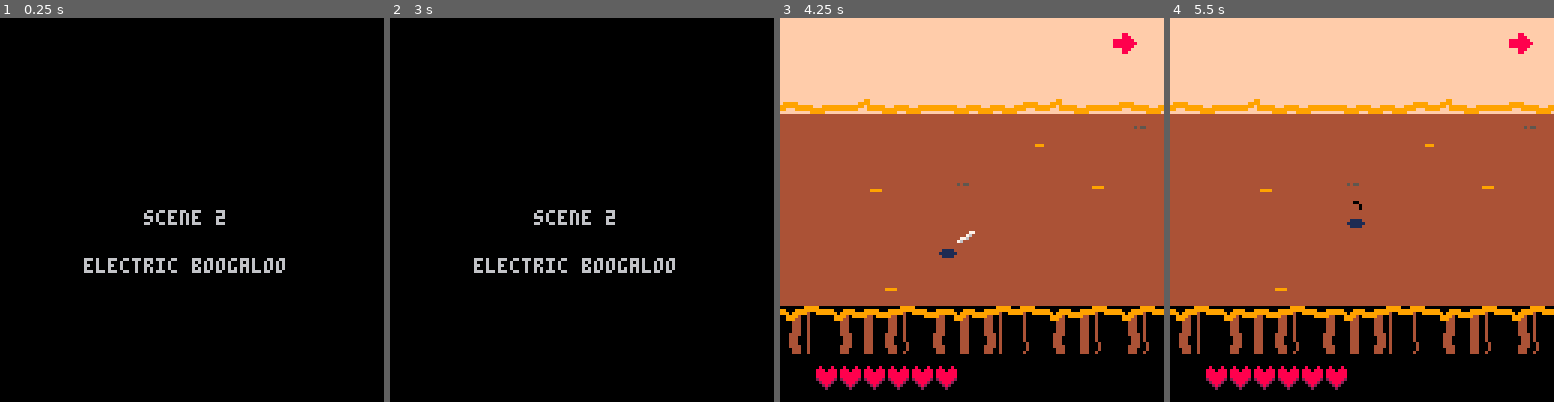
Above: before the commit, frames 1-4 (left to right).
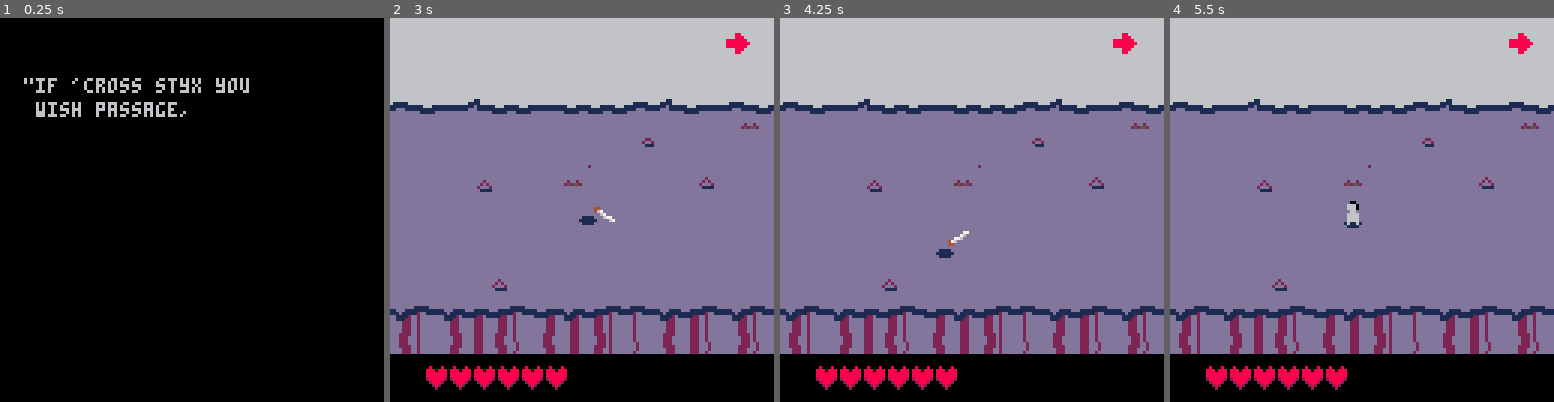
Above: after the commit, the same moments.

Repository: akbiggs/Scuffle
Game: PICO-8 cartridge scuffle.p8
Same seed, same stepped clock (60 frames per second), same inputs: the game is played once before the commit and once after it.
Inputs:
- Up to frame 1 (0.25 s): no input
- Up to frame 2 (3 s): tap X (X key) at 0.33, 1.07, 1.85, 2.97 s; tap O (Z key) at 0.7, 1.7, 2.1, 2.5, 2.9 s; hold Right 1.6-2.1 s; hold Up 2.15-2.42 s; hold Right from 2.47 s (still down)
- Up to frame 3 (4.25 s): release Right at 3.03 s; hold Left 3.08-3.58 s; tap O (Z key) at 3.3, 3.7, 4.1 s; hold Down 3.63-3.97 s; hold Right from 4.02 s (still down); tap X (X key) at 4.08 s
- Up to frame 4 (5.5 s): tap O (Z key) at 4.5, 4.9, 5.3 s; release Right at 4.68 s; hold Up 4.73-5.03 s; hold Left from 5.08 s (still down); tap X (X key) at 5.2 s

The runs differ from the first frame. In frame 1, 2.8% of the frame differs, in the area x 6-75%, y 15-67%; in frame 2, 89%, in the area x 0-100%, y 0-97%; in frame 3, 87%; in frame 4, 87%.

Commit message:
Set stage to 1

Diff:
--- a/scuffle.p8
+++ b/scuffle.p8
@@ -939,7 +939,7 @@
   self.attack_pos = nil
   self.throw_cooldown = 0
   self.anim =
-    anim(74,75,true,5)
+    anim(74,75,true,8)
   self.windup_anim =
     anim_chain {
       anim_single(
@@ -1521,6 +1521,7 @@
   if self.vel:mag() > 0 then
     if self.anim != self.walk_anim
     then
+      self.walk_anim:reset()
       self.walk_anim:reset()
     end
     self.anim = self.walk_anim
@@ -2053,7 +2054,7 @@
 		-- buttons, skip it
 		state.skip_intro_presses = 0
 
-  start_stage(2, state)
+  start_stage(1, state)
 
   -- uncomment this to
   -- skip long intro
